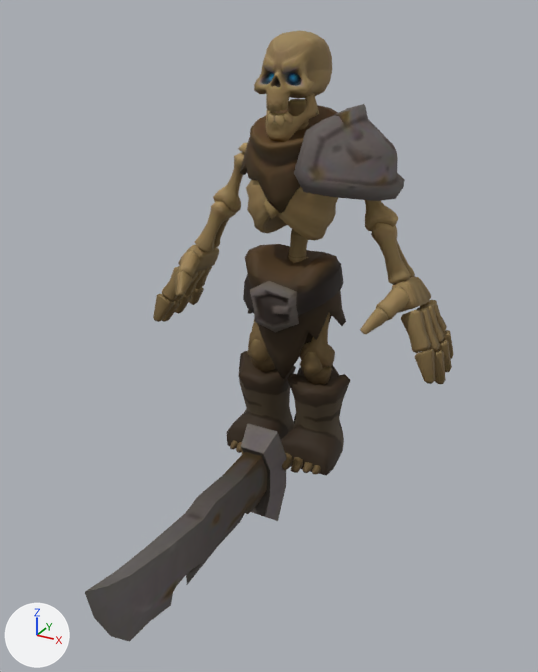
One commit to the glTF model public/r/3d/minis/skeletons.glb: the scene before it, then after it.
One viewpoint serves both versions: a camera (50 mm lens) standing at (1.7, -2.66, 2.64) and looking at (0.19, 0.1, 1.27). Arrows for +X, +Y and +Z are at lower left; the lights stay in place. The first picture is the older version. Vertices at exactly the same position are counted once.

Objects in the first picture: 'skeletons'.
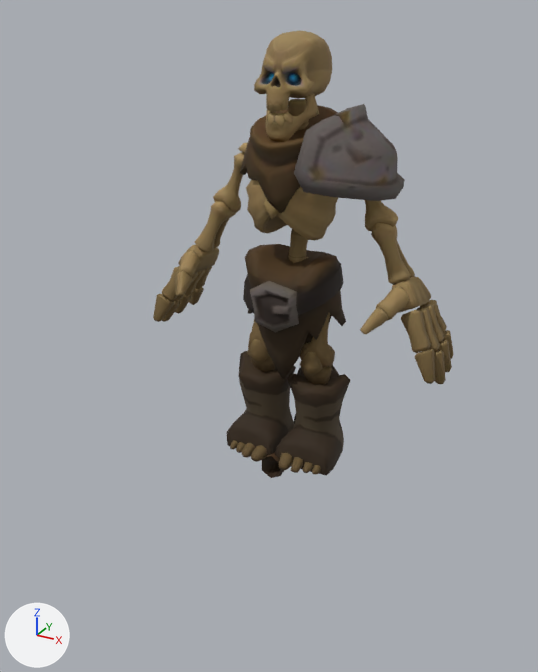
The newer file is also rescaled (x1.432), turned or shifted as a whole; pictures and numbers use the older file's frame.

The change, as a list of edits to the scene's bpy script:
```text
Add mat_skeletonwarrior_model_mat:
    mat_skeletonwarrior_model_mat = principled_material('SkeletonWarrior_Model_Mat')
    mat_skeletonwarrior_model_mat.texture = img_image_0
    mat_skeletonwarrior_model_mat.metallic = 0.08
    mat_skeletonwarrior_model_mat.roughness = 0.8
Change me_skeletons:
    used by ob_skeletons; location = (0.0, 0.0, 0.0)
    remove me_skeletons.from_pydata(...)  # 4591 vertices, 8897 faces; spans x -0.87..0.87, y -1.03..1.03, z 0.0..2.55
    remove me_skeletons.materials.append(mat_skeletons_mat)  # picture img_image_0
    add me_skeletons.from_pydata(...)  # 3725 vertices, 7212 faces; spans x -0.87..0.87, y 0.4..1.03, z 0.18..2.55
    me_skeletons part 1: 11 loose pieces with 866 vertices, spanning x -0.1..0.1, y -1.03..0.68, z 0.0..0.59, are deleted
    add me_skeletons.materials.append(mat_skeletonwarrior_model_mat)  # picture img_image_0
```

Location of each change, (x1, y1, x2, y2) in pixels of the pictures (538 x 672 px):
'skeletons', reshaped (18% narrower, 27% shorter)
    before: (85, 30, 454, 642)
    after: (153, 30, 454, 478)
part 1 of me_skeletons, deleted
    before: (85, 423, 286, 642)
